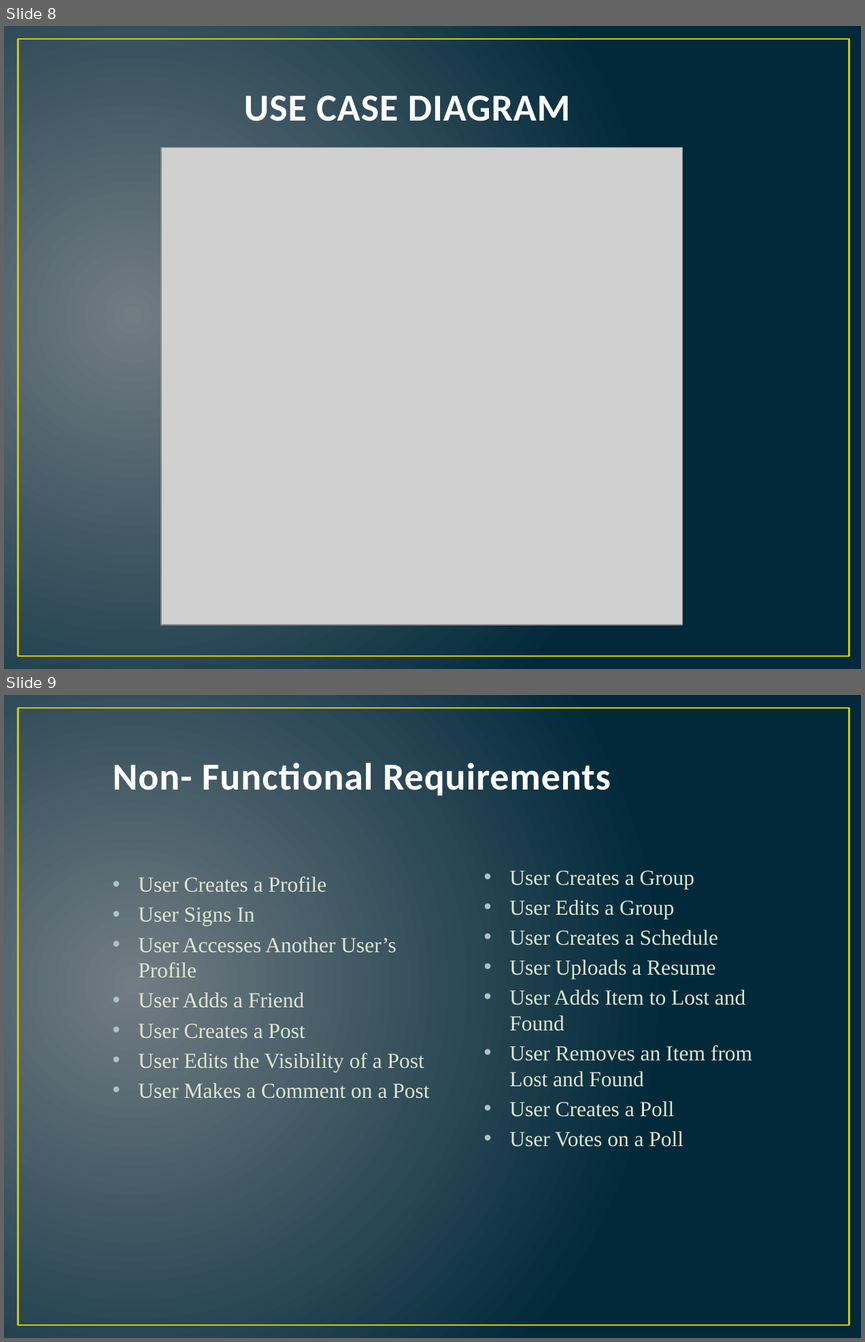
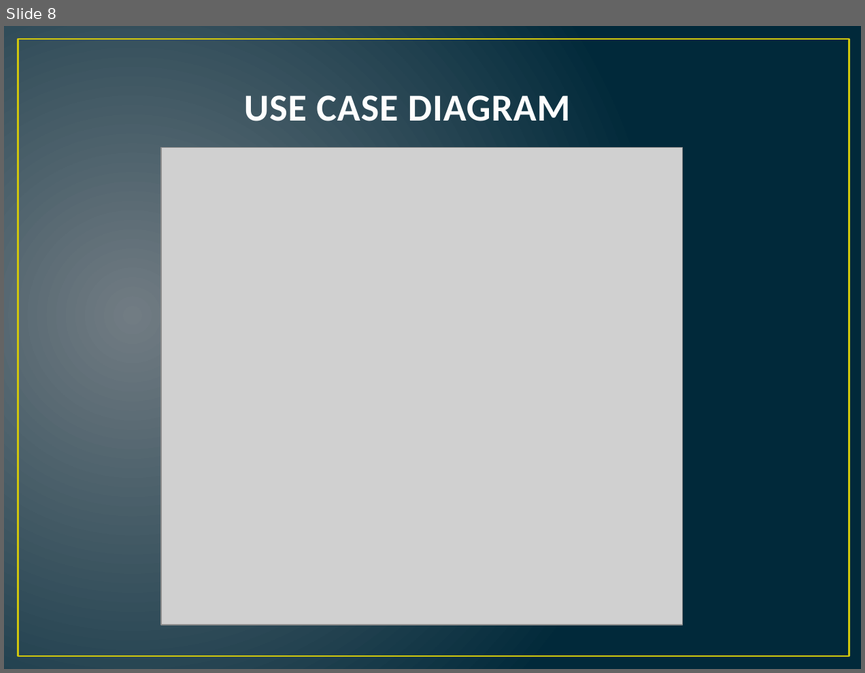
Before and after one commit to samuelash94/teamproject, a slide deck: milestone1/CS 4770.pptx. Shown one above the other, each under a label of ours: slides 8 and 9 before the commit, slide 8 after it. The pictures are 865x1342 and 865x673 pixels, drawn with LibreOffice and Linux fonts; fonts in the diff are those of the drawing; grey boxes stand for pictures. Boxes give left, top, right and bottom in pixels: in the first picture for what was removed or moved away, otherwise in the second. Text is boxed around its words. In the diff, an @@ line names an element or a change of style, - is before the commit and + after.

```diff
--- a/milestone1/CS 4770.pptx
+++ b/milestone1/CS 4770.pptx
@@ slide 9 removed at box(4, 695, 861, 1338), background gradient #717C84 to #01293A; not listed: 1 template element that a slide beside it also shows @@
@@ title removed at box(113, 762, 611, 796) @@
-Non- Functional Requirements
@@ text removed at box(138, 877, 429, 1098) @@
-• User Creates a Profile
-• User Signs In
-• User Accesses Another User’s Profile
-• User Adds a Friend
-• User Creates a Post
-• User Edits the Visibility of a Post
-• User Makes a Comment on a Post
@@ text removed at box(509, 870, 752, 1147) @@
-• User Creates a Group
-• User Edits a Group
-• User Creates a Schedule
-• User Uploads a Resume
-• User Adds Item to Lost and Found
-• User Removes an Item from Lost and Found
-• User Creates a Poll
-• User Votes on a Poll
```
Also in this commit, not shown: 3 slides changed, 1 slide added.
